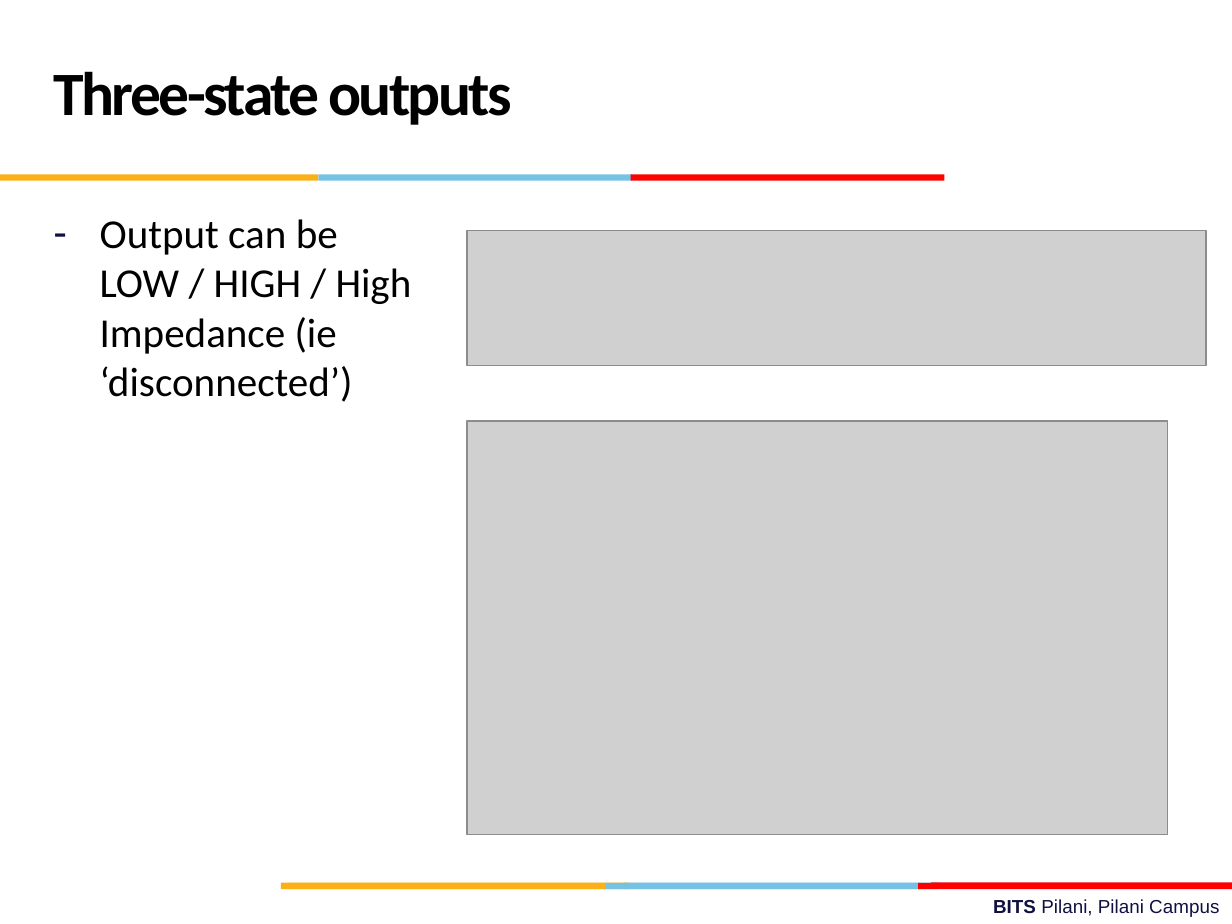
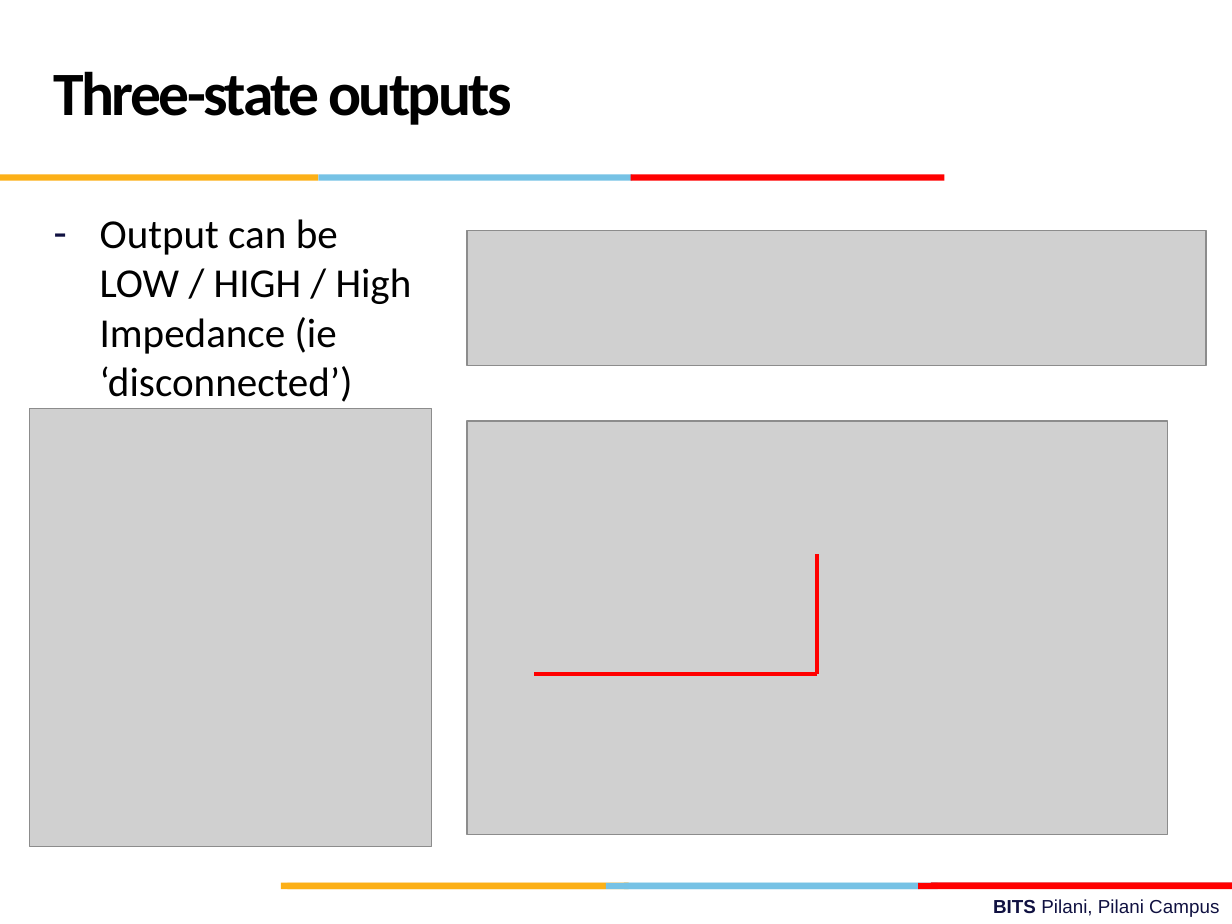
Before and after one commit to csndl-iitd/f2152025, a slide deck: slide 23 of Lec-28-29.pptx. Drawn at 1232x924 pixels with LibreOffice and Linux fonts; fonts in the diff are those of the drawing; grey boxes stand for pictures; background and template pictures are left out. Boxes give left, top, right and bottom in pixels: in the first picture for what was removed or moved away, otherwise in the second. Text is boxed around its words. In the diff, an @@ line names an element or a change of style, - is before the commit and + after.

```diff
--- a/Lec-28-29.pptx
+++ b/Lec-28-29.pptx
@@ picture added at (30,409,432,848) @@
@@ line added from (817, 554) to (817, 674), #FF0000 2.25 pt @@
@@ line added from (817, 674) to (533, 674), #FF0000 2.25 pt @@
```
Also in this commit, not shown: 1 other file.
